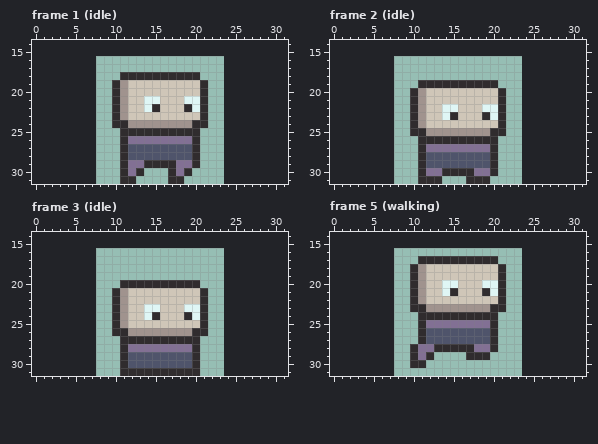
A pixel-art file gets an edit: Source/Witch.aseprite. The first picture shows the starting point.
16x16 pixels, 8 frames. Shown: frame 1 (idle): x 0..31, y 14..31; frame 2 (idle): x 0..31, y 14..31; frame 3 (idle): x 0..31, y 14..31; frame 5 (walking): x 0..31, y 14..31. The old version is drawn lined up with the new one, on the new canvas. The commit also changed other frames, which this record leaves out.
After:
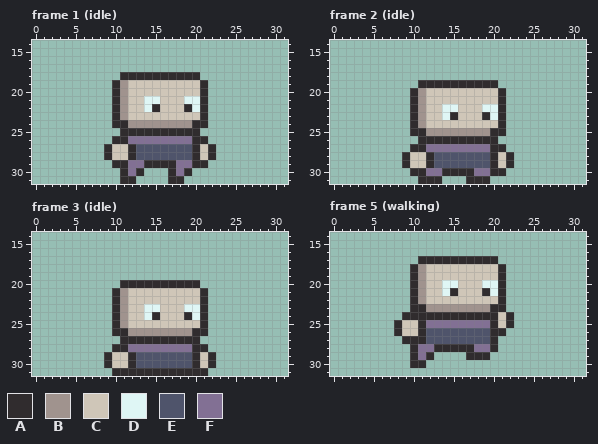
Palette (. is transparent): A #302c2e  B #a0938e  C #cfc6b8  D #dff6f5  E #4f546b  F #827094
Changes in this commit:
canvas 16x16 -> 32x32, the old top-left corner now at 8,16
Frame 1 (idle):
The author put colour A in row 26 at x 10 and 21; in rows 27 to 28 at x 9 and 22; in row 29 at x 10 and 21.
Colour E becomes colour A in rows 27 to 28 at x 12.
The author put colour C in rows 27 to 28 at x 10 and 21.
Colour A becomes colour C in rows 27 to 28 at x 11.
Frame 2 (idle):
The author put colour A in row 27 at x 10 and 21; in rows 28 to 29 at x 9 and 22; in row 30 at x 10 and 21.
Colour E becomes colour A in rows 28 to 29 at x 12.
The author put colour C in rows 28 to 29 at x 10 and 21.
Colour A becomes colour C in rows 28 to 29 at x 11.
Frame 3 (idle):
The author put colour A in row 28 at x 10 and 21; in rows 29 to 30 at x 9 and 22; in row 31 at x 10 and 21.
Colour E becomes colour A in rows 29 to 30 at x 12.
The author put colour C in rows 29 to 30 at x 10 and 21.
Colour A becomes colour C in rows 29 to 30 at x 11.
Frame 5 (walking):
The author put colour A in row 24 at x 9 to 10 and 22; in row 25 at x 8 and 22; in row 26 at x 8 and 21; in row 27 at x 9 to 10.
The author put colour C in row 24 at x 21; in row 25 at x 9 to 10 and 21; in row 26 at x 9 to 10.
Changed places in both pictures, as pixel boxes (x1, y1, x2, y2):
changed: (104, 136, 136, 168)
added: (200, 136, 216, 168)
changed: (402, 144, 434, 176)
added: (498, 144, 514, 176)
changed: (104, 344, 136, 376)
added: (200, 344, 216, 376)
added: (394, 312, 418, 344)
added: (498, 312, 514, 336)
